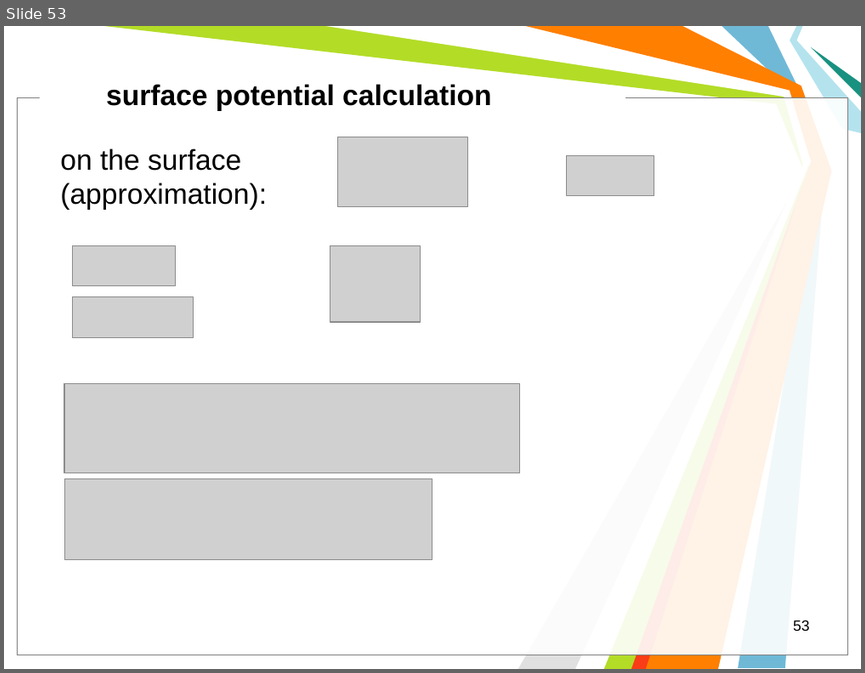
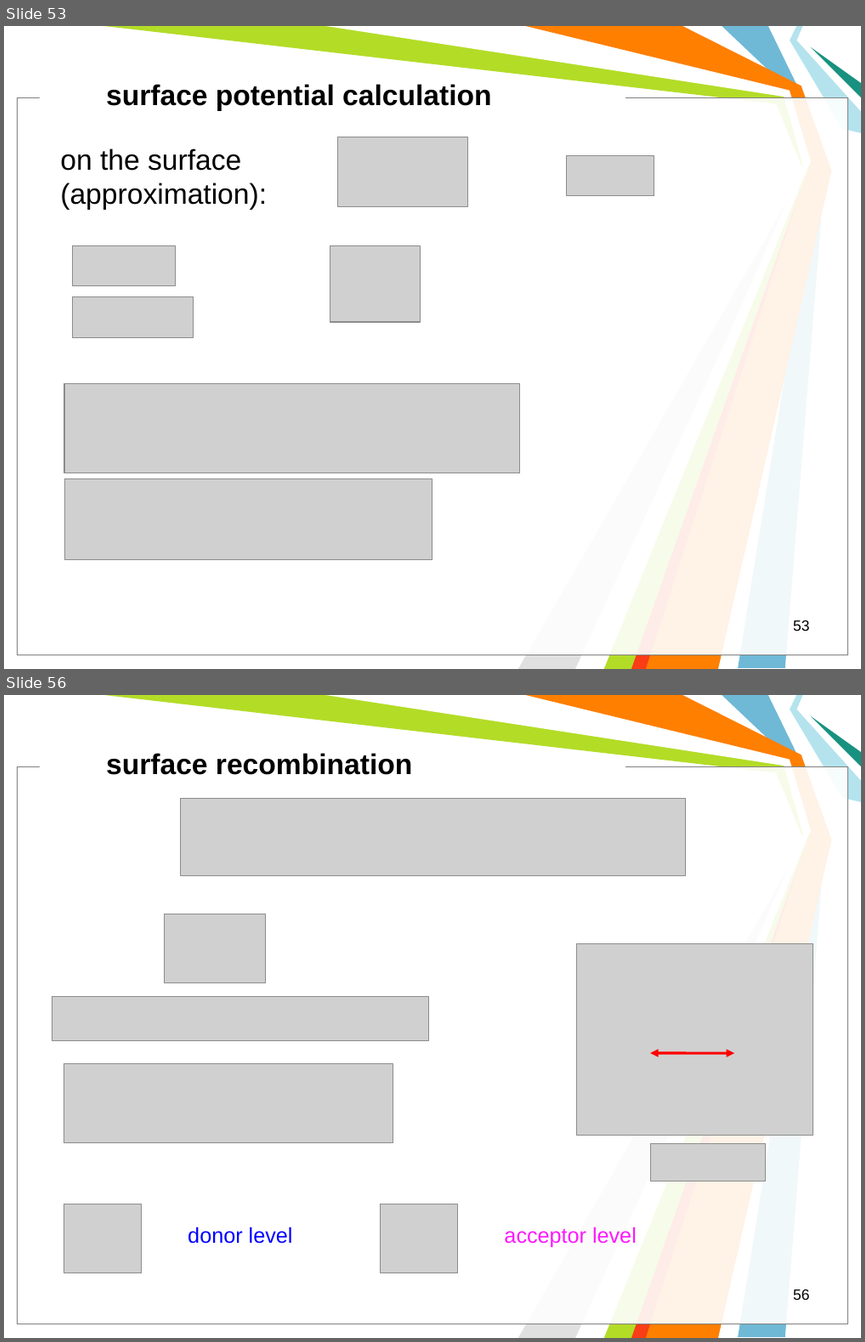
Before and after one commit to l432/NMK, a slide deck: Lecture/Photovoltaics/Photovoltaics2.ppt. Shown one above the other, each under a label of ours: slide 53 before the commit, slides 53 and 56 after it; the slides between them are not shown. The pictures are 865x673 and 865x1342 pixels, drawn with LibreOffice and Linux fonts; fonts in the diff are those of the drawing; grey boxes stand for pictures; background and template pictures are left out. Boxes give left, top, right and bottom in pixels: in the first picture for what was removed or moved away, otherwise in the second. Text is boxed around its words. In the diff, an @@ line names an element or a change of style, - is before the commit and + after.

```diff
--- a/Lecture/Photovoltaics/Photovoltaics2.ppt
+++ b/Lecture/Photovoltaics/Photovoltaics2.ppt
@@ slide 56 added at [4,695,861,1338], background #FFFFFF; not listed: 11 template elements that a slide beside it also shows @@
@@ text added at [106,753,412,775], 24 pt, text #000000, bold @@
+surface recombination
@@ picture added at [180,798,684,875] @@
@@ picture added at [164,913,265,983] @@
@@ picture added at [577,944,813,1135] @@
@@ picture added at [52,997,428,1040] @@
@@ picture added at [64,1063,393,1143] @@
@@ double arrow added from (650, 1053) to (734, 1053), #FF0000 2.24 pt @@
@@ picture added at [650,1143,765,1181] @@
@@ picture added at [64,1203,141,1272] @@
@@ picture added at [381,1203,457,1272] @@
@@ text added at [188,1226,293,1243], 18 pt, text #0000FF @@
+donor level
@@ text added at [504,1226,636,1247], 18 pt, text #FE18FE @@
+acceptor level
@@ page number added at [793,1288,809,1299], 12.5 pt, text #000000 @@
+56
```
Also in this commit, not shown: 5 slides changed, 5 other slides added.
